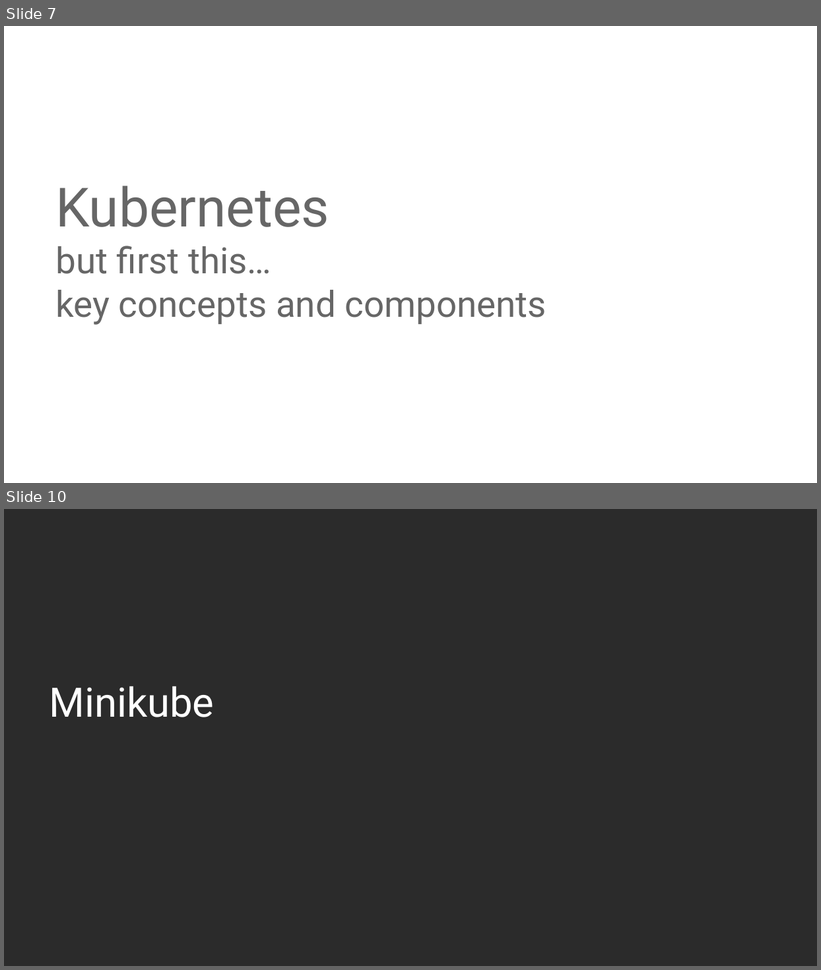
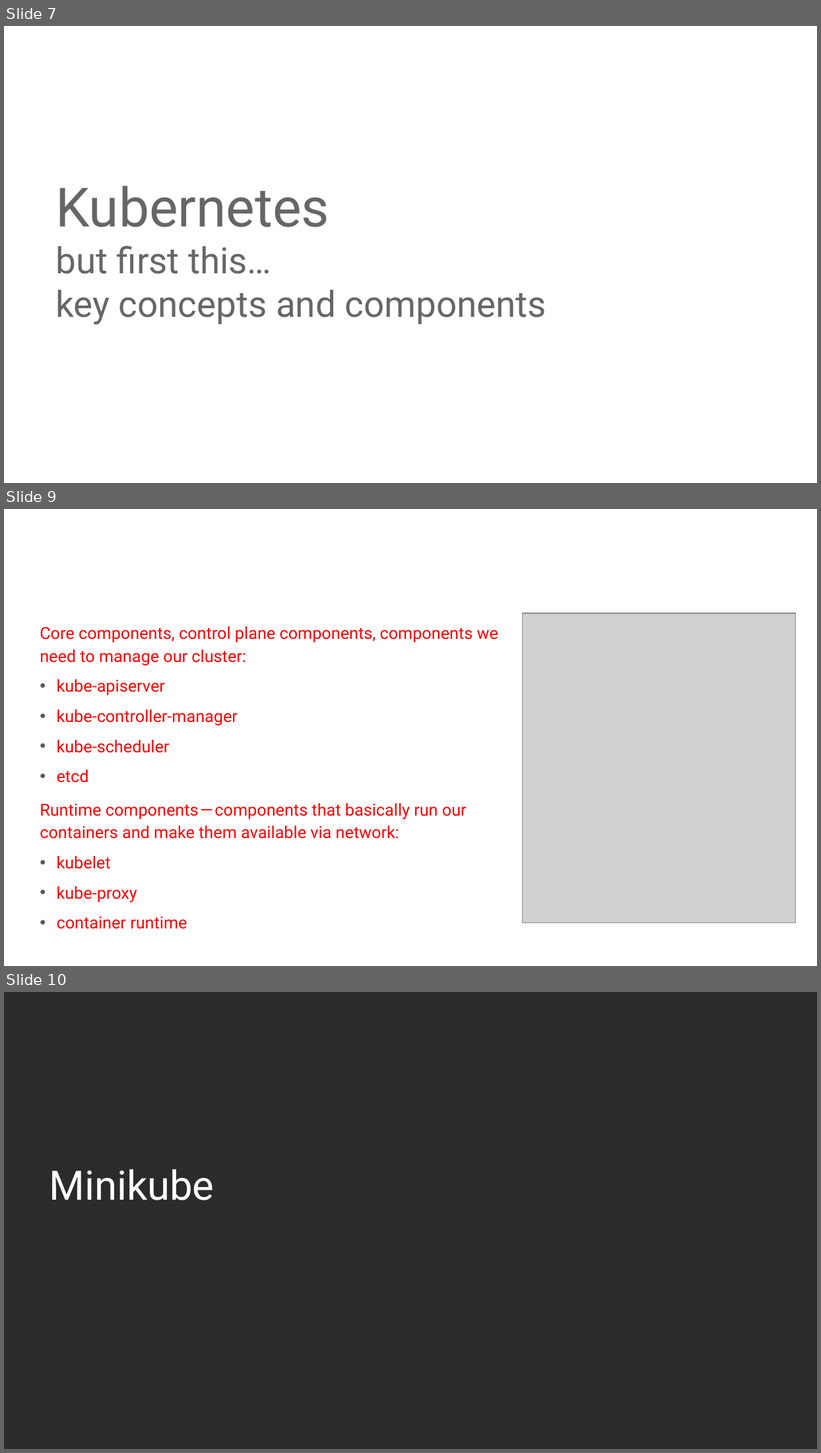
Before and after one commit to AutomatedIT/presentations, a slide deck: KubernetesMinikubeHelm_1.pptx. Shown one above the other, each under a label of ours: slides 7 and 10 before the commit, slides 7, 9 and 10 after it; the slides between them are not shown. The pictures are 821x970 and 821x1453 pixels, drawn with LibreOffice and Linux fonts; fonts in the diff are those of the drawing; grey boxes stand for pictures; background and template pictures are left out; a plain dark background stands for a picture behind light text. Boxes give left, top, right and bottom in pixels: in the first picture for what was removed or moved away, otherwise in the second. Text is boxed around its words. In the diff, an @@ line names an element or a change of style, - is before the commit and + after.

```diff
--- a/KubernetesMinikubeHelm_1.pptx
+++ b/KubernetesMinikubeHelm_1.pptx
@@ slide 9 added at (4, 509, 817, 966), background picture (left out) @@
@@ title added at (32, 535, 789, 586), 25 pt, text #FFFFFF @@
+Components
@@ text added at (40, 626, 498, 929), 14.8 pt, text #FF0000 @@
+Core components, control plane components, components we need to manage our cluster:
+• kube-apiserver
+• kube-controller-manager
+• kube-scheduler
+• etcd
+Runtime components — components that basically run our containers and make them available via network:
+• kubelet
+• kube-proxy
+• container runtime
@@ picture added at (522, 613, 795, 923) @@
```
Also in this commit, not shown: 8 slides changed, 4 other slides added, 4 slides removed, 3 other files.
